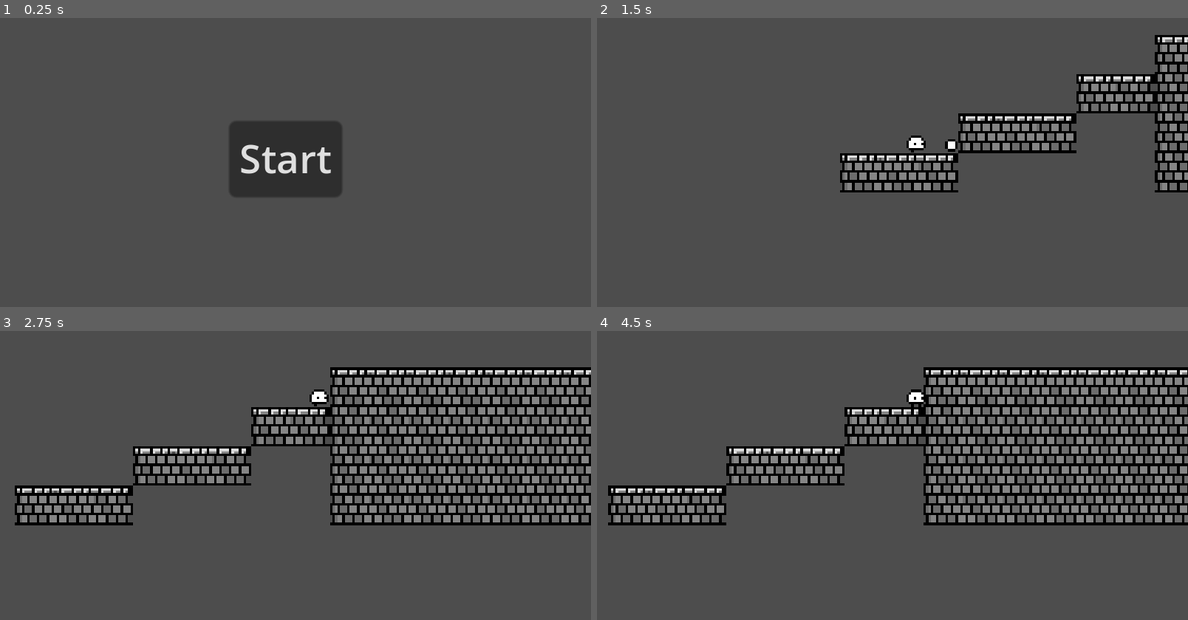
Above: before the commit, frames 1-4 (two rows, left to right).
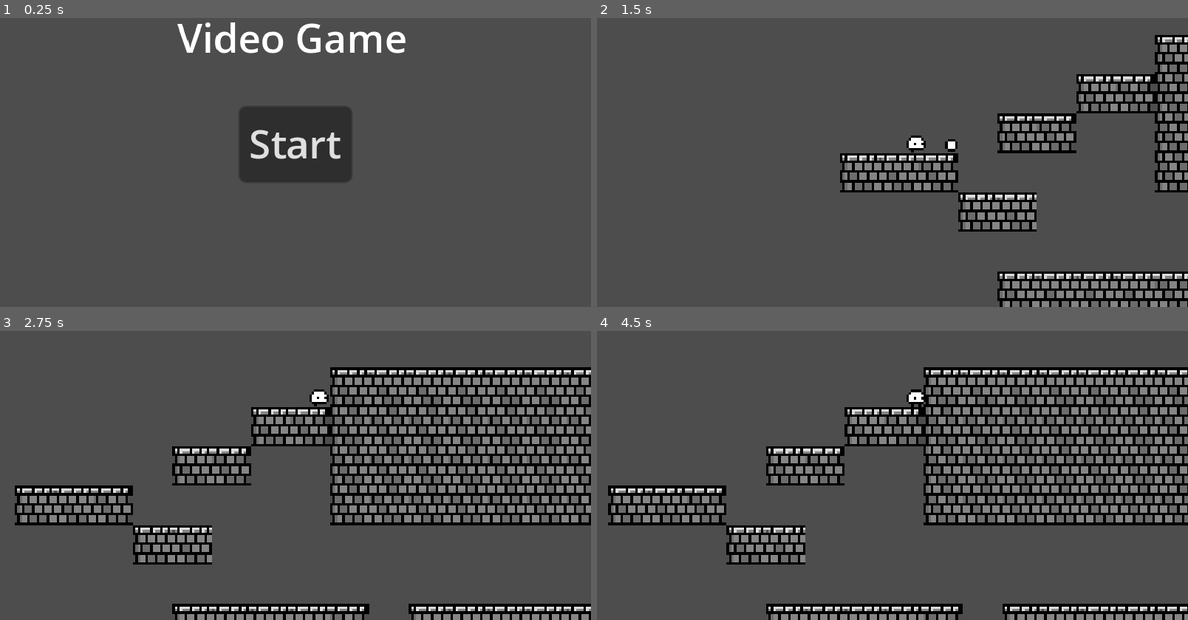
Above: after the commit, the same moments.

Repository: JamesFerchak/GodotGame
Game: Godot game, scene res://main menu/main_menu.tscn
Same seed, same stepped clock (60 frames per second), same inputs: the game is played once before the commit and once after it. The project has no main scene, so this scene is started directly.
Inputs:
- Up to frame 1 (0.25 s): no input
- Up to frame 2 (1.5 s): click "Start" at 0.5 s; hold D (right) from 1.28 s (still down); tap Shift (shoot) at 1.35 s
- Up to frame 3 (2.75 s): keep holding D (right); tap Space (jump) at 1.52, 2.27 s; tap Shift (shoot) at 2.1 s
- Up to frame 4 (4.5 s): release D (right) at 2.78 s; hold A (left) 2.78-3.53 s; tap Shift (shoot) at 2.85, 3.6, 4.35 s; hold D (right) from 3.53 s (still down); tap Space (jump) at 3.77 s

The runs differ from the first frame. In frame 1, 4.9% of the frame differs, in the area x 30-69%, y 1-62%; in frame 2, 6.7%, in the area x 61-100%, y 32-100%; in frame 3, 6.3%; in frame 4, 6.3%.

Commit message:
i frames
the player is now invincible for an amount of time after taking damage

Diff:
--- a/Player/player.gd
+++ b/Player/player.gd
@@ -12,6 +12,7 @@
 @export var jump_velocity: float = -200.0
 var health = 3
 var player_alive = true
+var iFrames = false
 # Get the gravity from the project settings to be synced with RigidBody nodes.
 var gravity = ProjectSettings.get_setting("physics/2d/default_gravity")
 
@@ -93,7 +94,8 @@
 	#animation_locked = true
 
 func land():
-	animated_sprite.play("idle")
+	if not animation_locked:
+		animated_sprite.play("idle")
 
 func updateAnimation():
 	if not animation_locked:
@@ -114,12 +116,19 @@
 
 func touched_lava():
 	print_debug("touched laba")
-	health-=1
+	if iFrames == false:
+		hurt()
 	print_debug("current health: " + str(health))
 	# animation_locked = true
 	velocity.y = jump_velocity * 1.2
 	layer_of_collision = null
 
+func hurt():
+	health -=1
+	$InvFrameTimer.start()
+	iFrames = true
+	animated_sprite.play("hurt")
+	animation_locked = true
 
 func _on_animated_sprite_2d_animation_finished():
 	if animated_sprite.animation == "idle" or animated_sprite.animation == "run":
@@ -127,6 +136,13 @@
 
 
 func _on_player_hitbox_body_entered(body):
-	if body.is_in_group("enemies"):
-		print_debug("enemy hit player/player hurt")
-		touched_lava()
+	if iFrames == false:
+		if body.is_in_group("enemies"):
+			print_debug("enemy hit player/player hurt")
+			hurt()
+
+
+
+func _on_inv_frame_timer_timeout():
+	iFrames = false
+	animation_locked = false
--- a/Player/player.tscn
+++ b/Player/player.tscn
@@ -134,7 +134,7 @@
 
 [node name="AnimatedSprite2D" type="AnimatedSprite2D" parent="."]
 sprite_frames = SubResource("SpriteFrames_lbj3q")
-animation = &"hurt"
+animation = &"idle"
 autoplay = "idle"
 
 [node name="PlayerHitbox" type="Area2D" parent="."]
@@ -153,5 +153,9 @@
 [node name="CollisionShape2D" type="CollisionShape2D" parent="Marker2D/Area2D"]
 shape = SubResource("RectangleShape2D_wmcqn")
 
+[node name="InvFrameTimer" type="Timer" parent="."]
+wait_time = 5.0
+
 [connection signal="animation_finished" from="AnimatedSprite2D" to="." method="_on_animated_sprite_2d_animation_finished"]
 [connection signal="body_entered" from="PlayerHitbox" to="." method="_on_player_hitbox_body_entered"]
+[connection signal="timeout" from="InvFrameTimer" to="." method="_on_inv_frame_timer_timeout"]
--- a/TestLevel.tscn
+++ b/TestLevel.tscn
@@ -58,7 +58,7 @@
 tile_set = SubResource("TileSet_njdy8")
 format = 2
 layer_0/name = "Ground"
-layer_0/tile_data = PackedInt32Array(131071, 196608, 1, 6553 …(1732 unchanged characters)… 601, 262144, 1, 196600, 131072, 1, 262133, 131072, 1, 262134, 196608, 1, 262135, 262144, 1, 327666, 131072, 1, 327667, 196608, 1, 327668, 262144, 1)
+layer_0/tile_data = PackedInt32Array(131071, 196608, 1, 6553 …(1732 unchanged characters)… 601, 262144, 1, 196600, 131072, 1, 262134, 131072, 1, 262135, 262144, 1, 327666, 131072, 1, 327667, 196608, 1, 327668, 262144, 1, 393205, 131072, 1, 393206, 196608, 1, 524278, 131072, 1, 524279, 196608, 1, 524280, 196608, 1, 524281, 196608, 1, 524282, 262144, 1, 524284, 131072, 1, 524285, 196608, 1, 524286, 196608, 1, 524287, 196608, 1, 458752, 196608, 1, 458753, 262144, 1)
 
 [node name="DamageMap" type="TileMap" parent="."]
 tile_set = SubResource("TileSet_gdxo2")
--- a/main menu/main_menu.tscn
+++ b/main menu/main_menu.tscn
@@ -16,15 +16,23 @@
 anchors_preset = -1
 anchor_right = 0.045
 anchor_bottom = 0.039
-offset_left = 76.0
-offset_top = 45.0
-offset_right = 78.8
-offset_bottom = 54.94
+offset_left = 73.0
+offset_top = 40.0
+offset_right = 75.8
+offset_bottom = 49.94
 text = "Start"
 
 [node name="Camera2D" type="Camera2D" parent="."]
-position = Vector2(103, 53)
+position = Vector2(96, 54)
 editor_draw_limits = true
 editor_draw_drag_margin = true
 
+[node name="RichTextLabel" type="RichTextLabel" parent="."]
+layout_mode = 0
+offset_left = 48.0
+offset_top = 1.0
+offset_right = 145.0
+offset_bottom = 30.0
+text = "Video Game"
+
 [connection signal="pressed" from="StartButton" to="." method="_on_start_button_pressed"]
